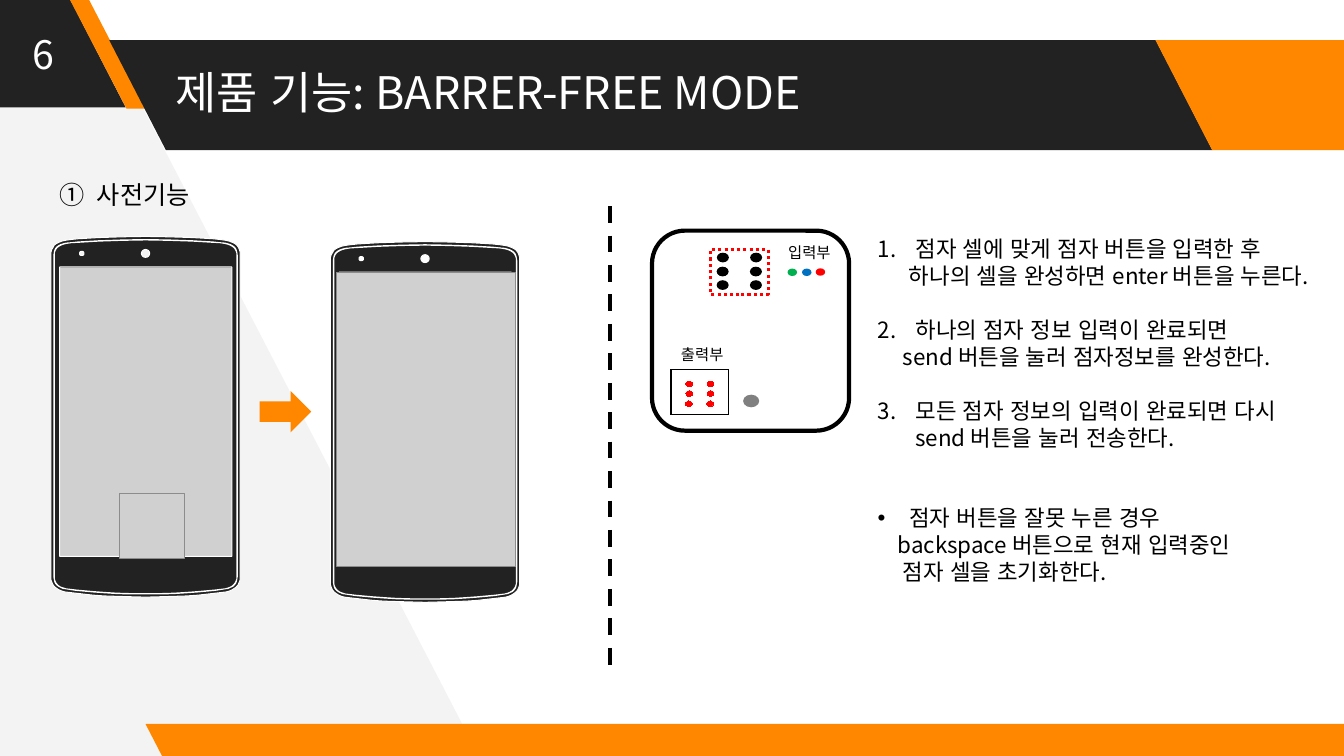
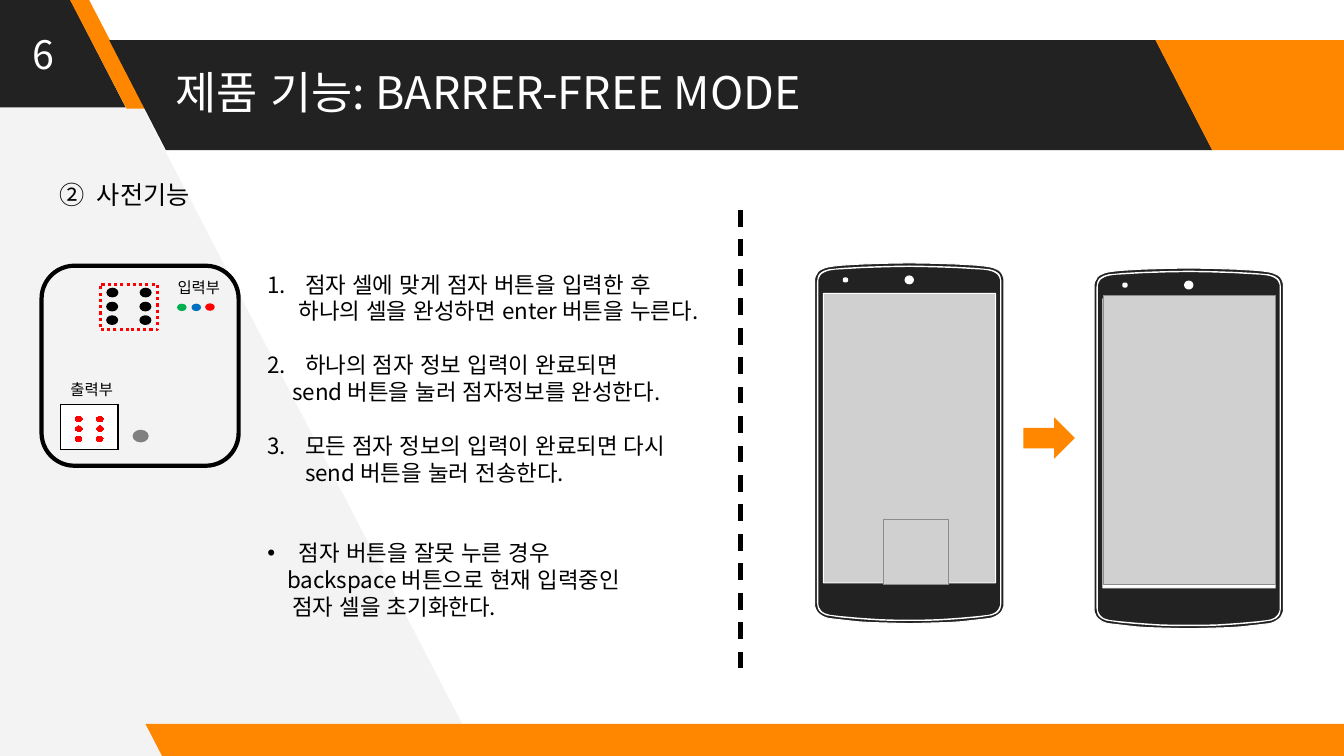
Before and after one commit to Huffon/2019_Capstone_bee, a slide deck: slide 9 of docs/8_Final Presentation Panel.pptx (slide 7 before the commit). Drawn at 1344x756 pixels with LibreOffice and Linux fonts; fonts in the diff are those of the drawing; grey boxes stand for pictures. Boxes give left, top, right and bottom in pixels: in the first picture for what was removed or moved away, otherwise in the second. Text is boxed around its words. In the diff, an @@ line names an element or a change of style, - is before the commit and + after.

```diff
--- a/docs/8_Final Presentation Panel.pptx
+++ b/docs/8_Final Presentation Panel.pptx
@@ line moved from (610, 206) - (610, 669) to (741, 210) - (741, 674) @@
@@ freeform shape: place and size @@
-freeform shape at box(331, 242, 520, 603)
+freeform shape at box(815, 263, 1004, 624)
@@ freeform shape: place and size @@
-freeform shape at box(51, 237, 241, 598)
+freeform shape at box(1094, 268, 1284, 629)
@@ picture removed at box(337, 272, 516, 567) @@
@@ picture added at box(1104, 295, 1275, 585) @@
@@ 2 pictures, 1 right arrow: place and size @@
-2 pictures, 1 right arrow at box(56, 267, 310, 584)
+2 pictures, 1 right arrow at box(821, 294, 1074, 611)
@@ 16 ellipses, 3 texts, 2 rectangles, 1 rounded rectangle: place and size @@
-16 ellipses, 3 texts, 2 rectangles, 1 rounded rectangle at box(652, 231, 1309, 582)
+16 ellipses, 3 texts, 2 rectangles, 1 rounded rectangle at box(41, 266, 698, 617)
```
Also in this commit, not shown: 1 other slide changed, 2 slides added.
